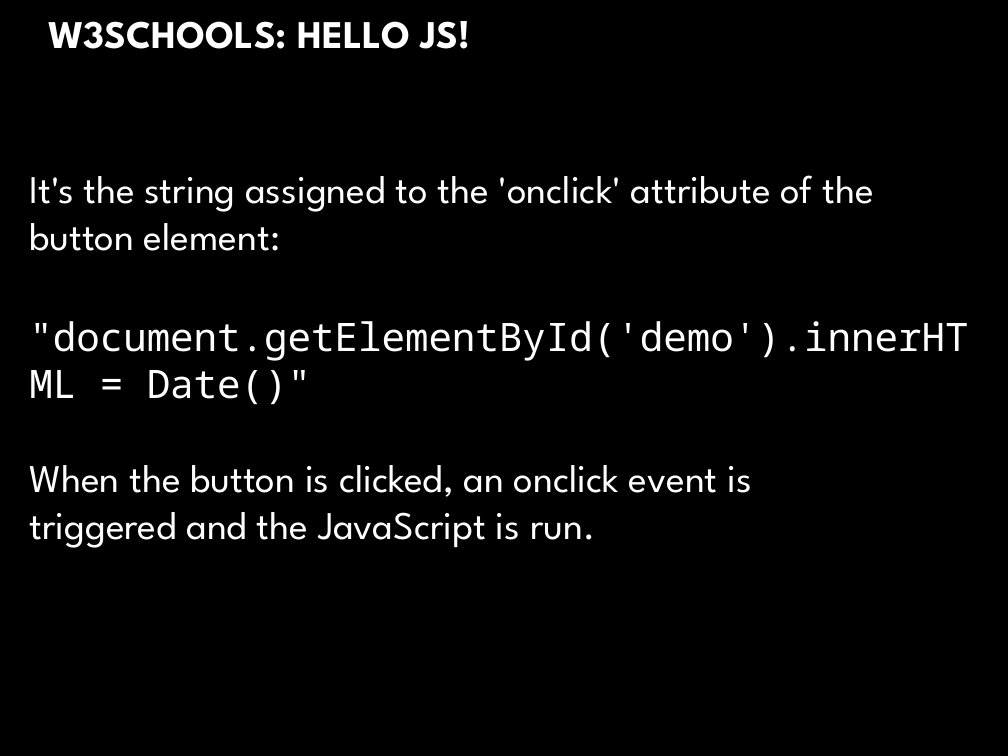
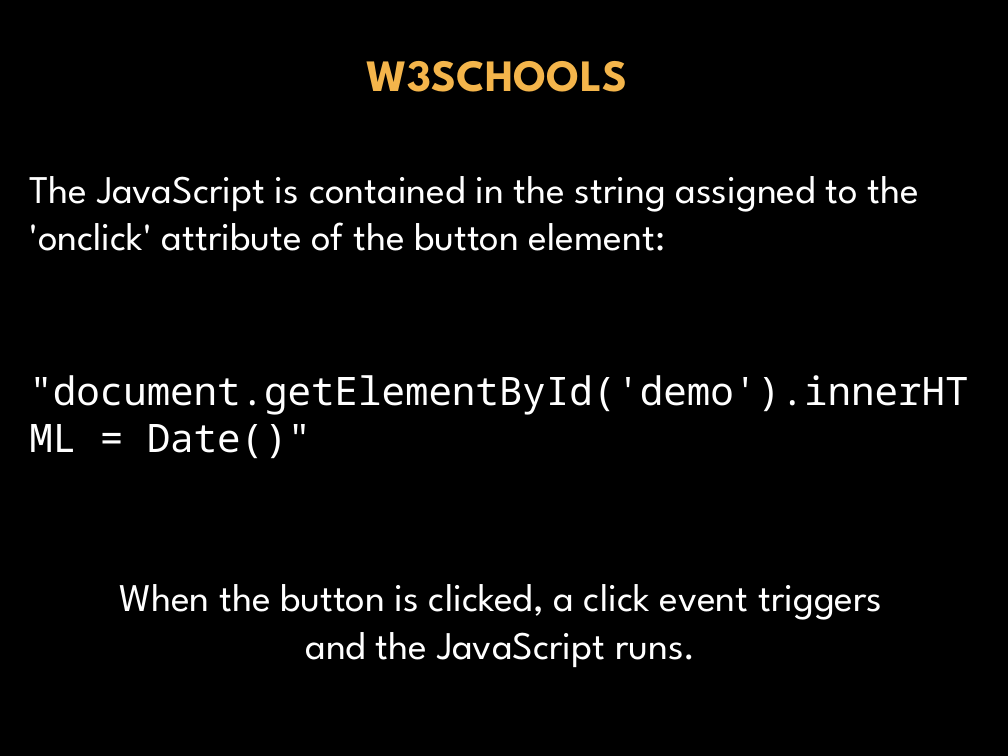
Before and after one commit to donfreiday/cpsc330-js, a slide deck: slide 17 of Javascript.pptx (slide 14 before the commit). Drawn at 1008x756 pixels with LibreOffice and Linux fonts; fonts in the diff are those of the drawing; background and template pictures are left out. Boxes give left, top, right and bottom in pixels: in the first picture for what was removed or moved away, otherwise in the second. Text is boxed around its words. In the diff, an @@ line names an element or a change of style, - is before the commit and + after.

```diff
--- a/Javascript.pptx
+++ b/Javascript.pptx
@@ title at [366,61,627,92]: text changed; size 28 to 32 pt; text colour gradient #FFFFFF to #BFBFBF to #F4B54B @@
-W3SCHOOLS: HELLO JS!
+W3SCHOOLS
@@ text at [29,176,919,251]: text changed @@
-It's the string assigned to the 'onclick' attribute of the button element:
+The JavaScript is contained in the string assigned to the 'onclick' attribute of the button element:
@@ text at [29,465,752,548]: paragraph removed @@
-When the button is clicked, an onclick event is triggered and the JavaScript is run.
@@ text added at [119,584,882,667], 28 pt, text #FFFFFF @@
+When the button is clicked, a click event triggers and the JavaScript runs.
```
Also in this commit, not shown: 34 other slides changed, 5 slides added, 2 slides removed.
